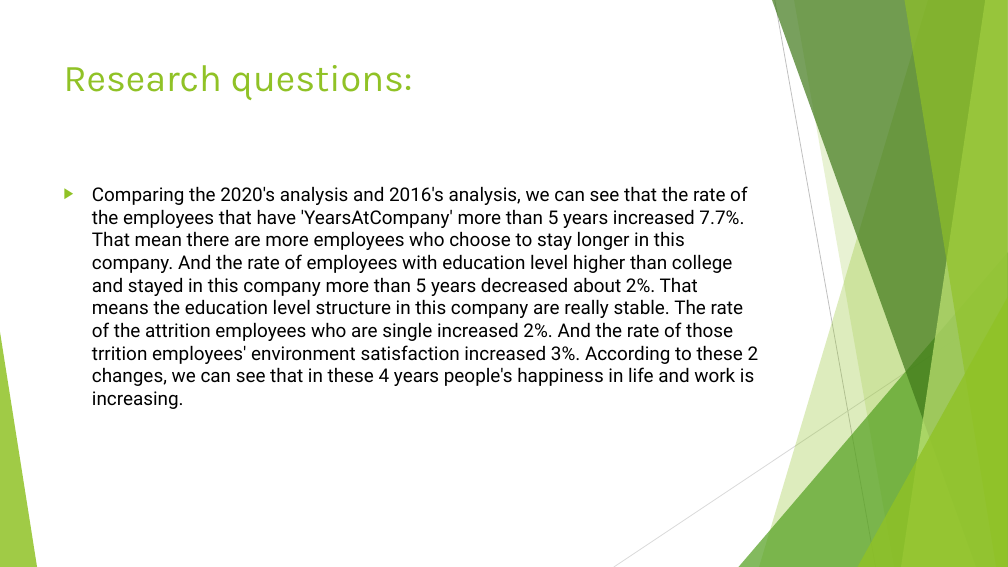
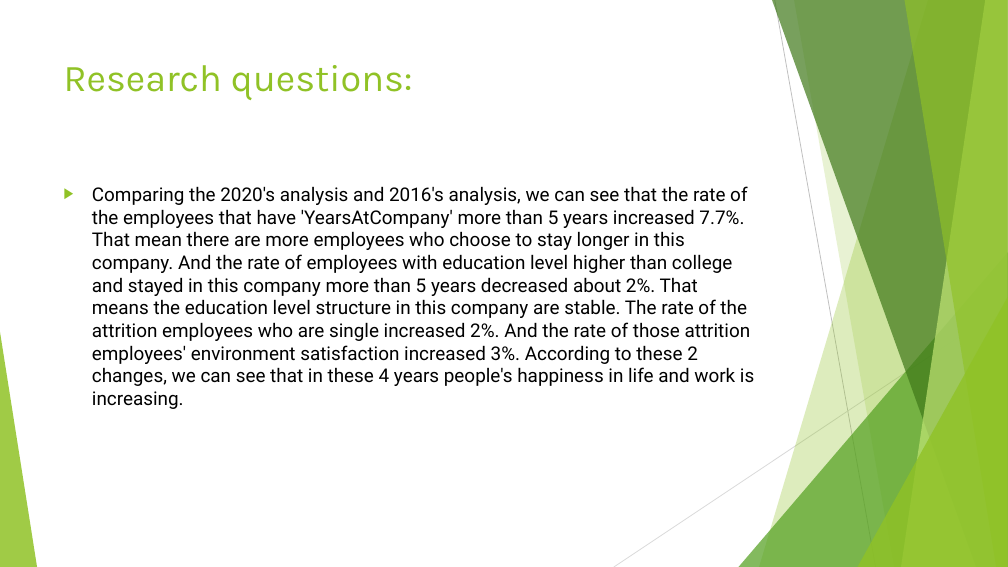
Before and after one commit to Destiny-G1997/AIM-5001, a slide deck: slide 12 of Final project Data/Final Project Presentation.pptx. Drawn at 1008x567 pixels with LibreOffice and Linux fonts; fonts in the diff are those of the drawing. Boxes give left, top, right and bottom in pixels: in the first picture for what was removed or moved away, otherwise in the second. Text is boxed around its words. In the diff, an @@ line names an element or a change of style, - is before the commit and + after.

```diff
--- a/Final project Data/Final Project Presentation.pptx
+++ b/Final project Data/Final Project Presentation.pptx
@@ text at (x1=92, y1=186, x2=754, y2=409): text changed @@
-▶ Comparing the 2020's analysis and 2016's analysis, we can see that the rate of the employees that have 'YearsAtCompany' more than 5 years increased 7.7%. That mean there are more employees who choose to stay longer in this company. And the rate of employees with education level higher than college and stayed in this company more than 5 years decreased about 2%. That means the education level structure in this company are really stable. The rate of the attrition employees who are single increased 2%. And the rate of those trrition employees' environment satisfaction increased 3%. According to these 2 changes, we can see that in these 4 years people's happiness in life and work is increasing.
+▶ Comparing the 2020's analysis and 2016's analysis, we can see that the rate of the employees that have 'YearsAtCompany' more than 5 years increased 7.7%. That mean there are more employees who choose to stay longer in this company. And the rate of employees with education level higher than college and stayed in this company more than 5 years decreased about 2%. That means the education level structure in this company are stable. The rate of the attrition employees who are single increased 2%. And the rate of those attrition employees' environment satisfaction increased 3%. According to these 2 changes, we can see that in these 4 years people's happiness in life and work is increasing.
```
Also in this commit, not shown: 3 other slides changed.
